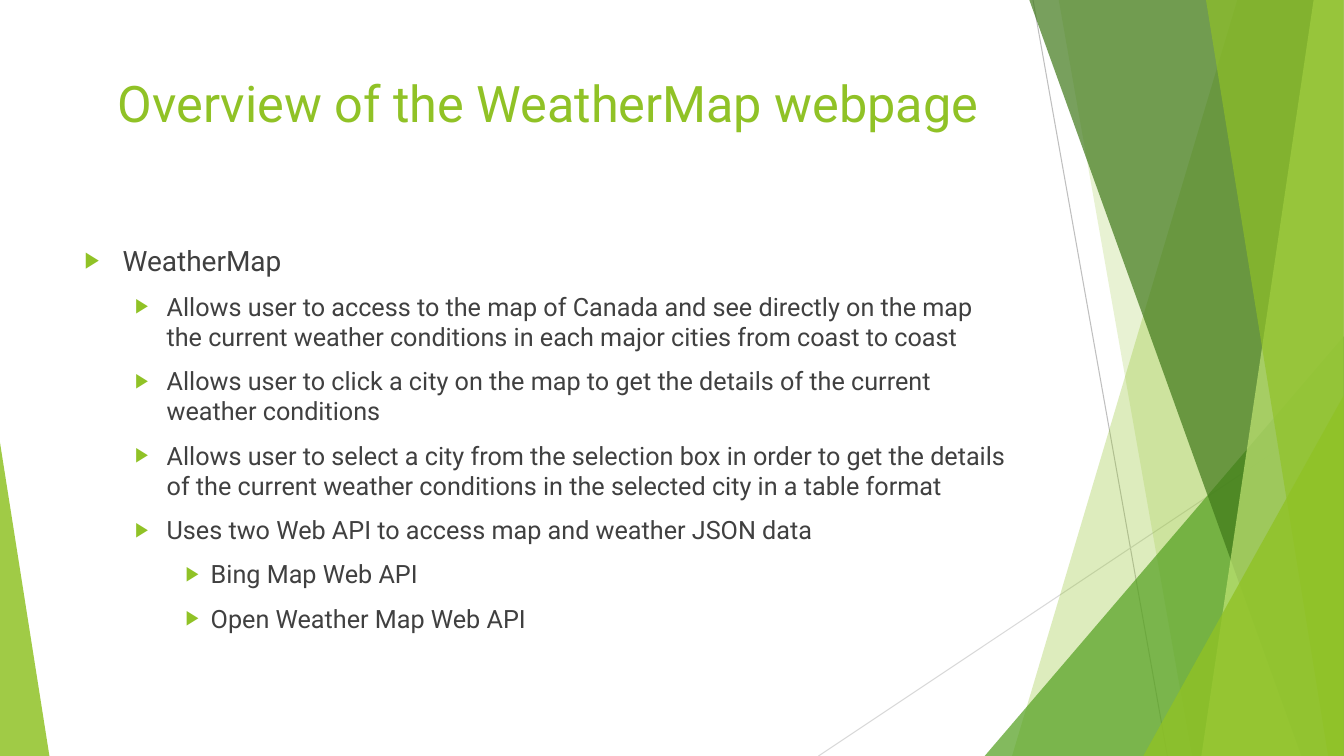
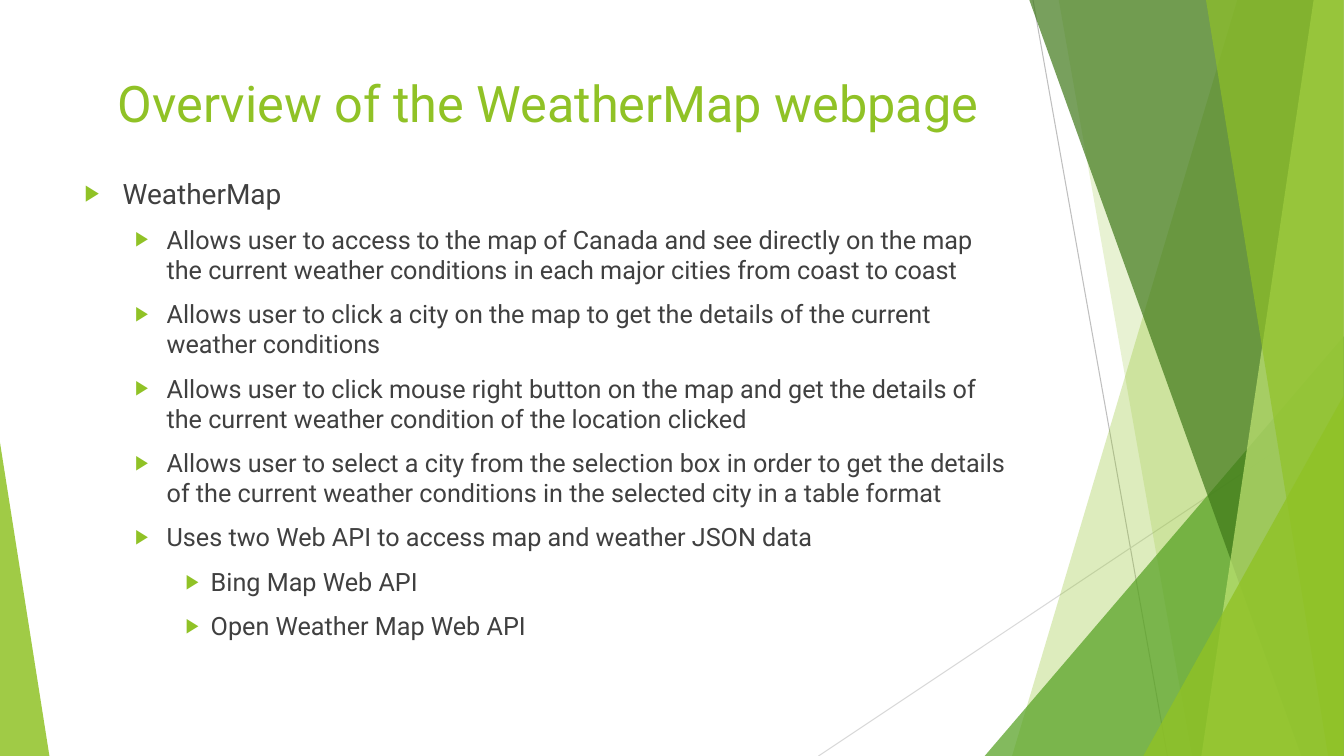
Before and after one commit to Valini/WebAPIProjectGit, a slide deck: slide 2 of WeatherMap.pptx. Drawn at 1344x756 pixels with LibreOffice and Linux fonts; fonts in the diff are those of the drawing. Boxes give left, top, right and bottom in pixels: in the first picture for what was removed or moved away, otherwise in the second. Text is boxed around its words. In the diff, an @@ line names an element or a change of style, - is before the commit and + after.

```diff
--- a/WeatherMap.pptx
+++ b/WeatherMap.pptx
@@ text "WeatherMap": place and size @@
-text "WeatherMap" at (123, 250, 1005, 633)
+text "WeatherMap" at (123, 183, 1005, 640)
@@ text at (167, 379, 976, 429): paragraph added @@
+  ▶ Allows user to click mouse right button on the map and get the details of the current weather condition of the location clicked
```
Also in this commit, not shown: 1 other slide changed, 1 other file.
